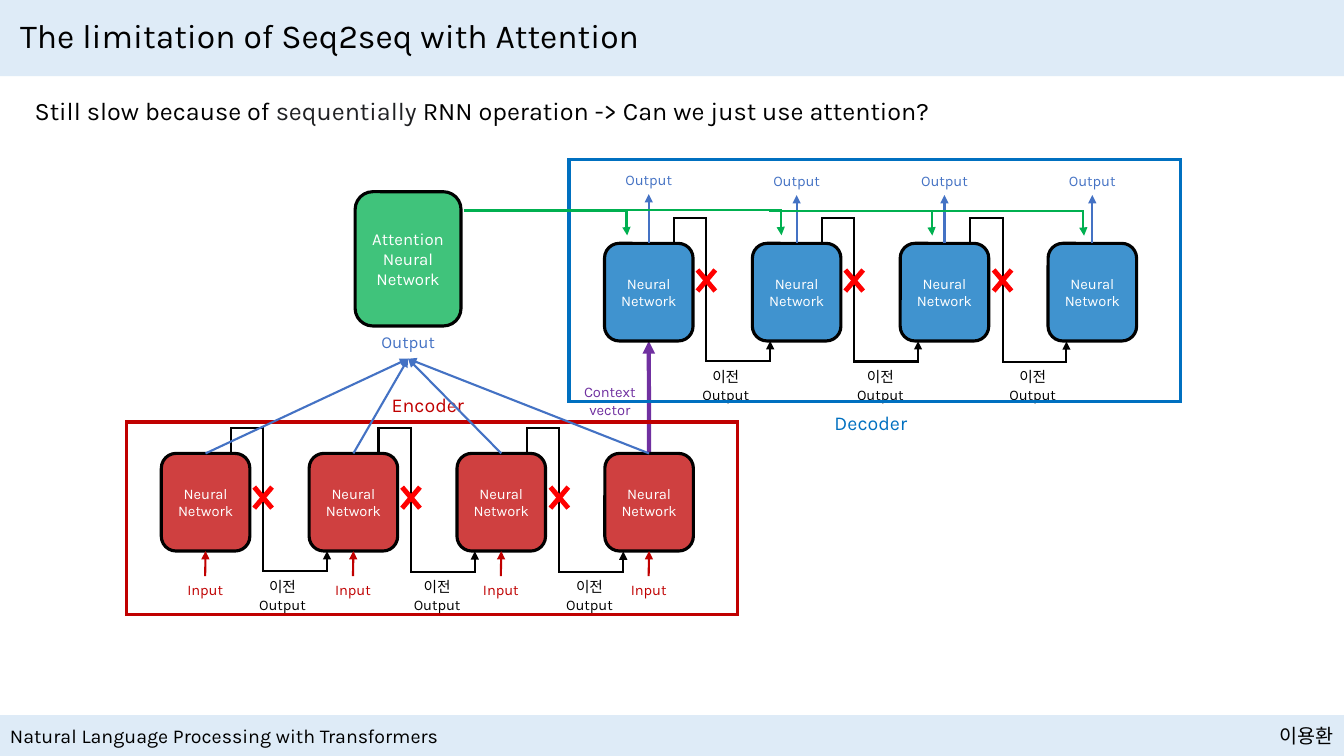
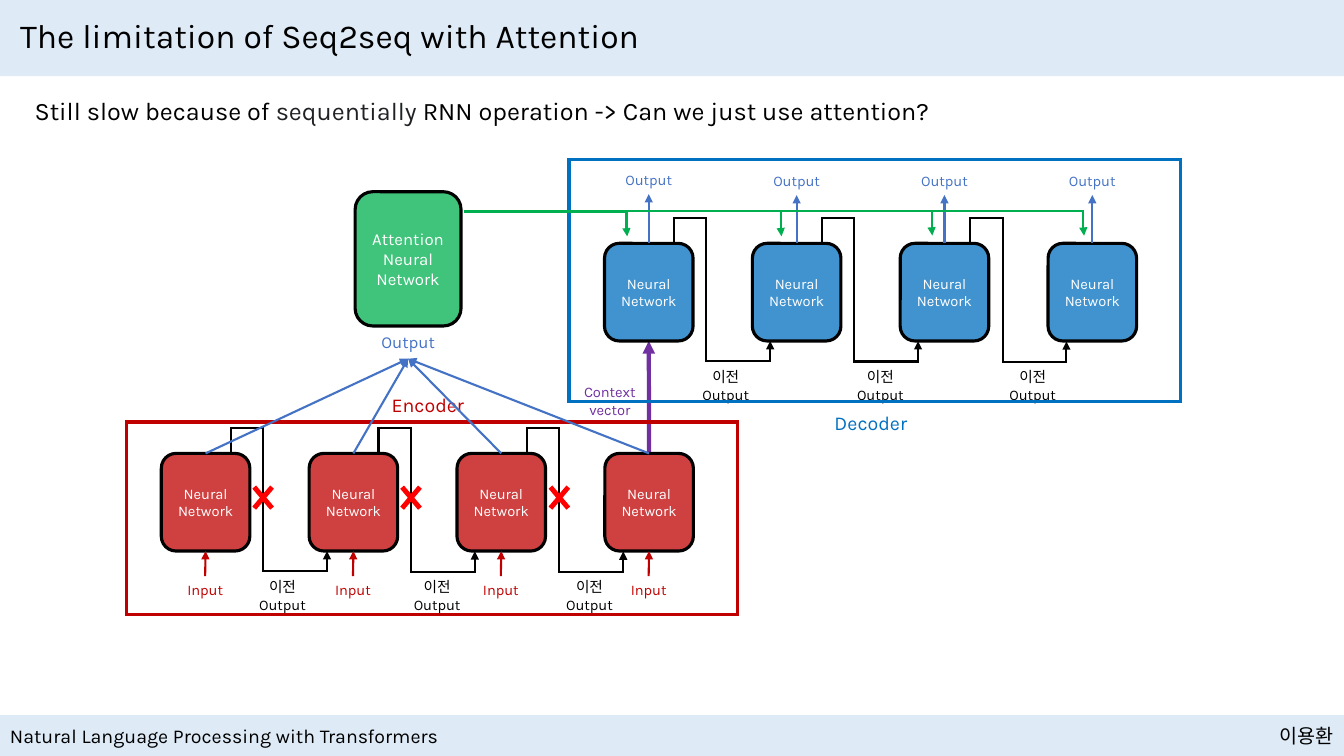
Before and after one commit to NewPlus/SeminarforNLP, a slide deck: slide 29 of Seminar/Book_Natural Language Processing with Transformers/Presentation files/Transformer Anatomy with Hugging Face.pptx. Drawn at 1344x756 pixels with LibreOffice and Linux fonts; fonts in the diff are those of the drawing. Boxes give left, top, right and bottom in pixels: in the first picture for what was removed or moved away, otherwise in the second. Text is boxed around its words. In the diff, an @@ line names an element or a change of style, - is before the commit and + after.

```diff
--- a/Seminar/Book_Natural Language Processing with Transformers/Presentation files/Transformer Anatomy with Hugging Face.pptx
+++ b/Seminar/Book_Natural Language Processing with Transformers/Presentation files/Transformer Anatomy with Hugging Face.pptx
@@ cross removed at (691,261,723,299) @@
@@ cross removed at (838,261,870,299) @@
@@ cross removed at (987,261,1019,299) @@
```
Also in this commit, not shown: 17 other slides changed, 2 slides added, 8 other files.
